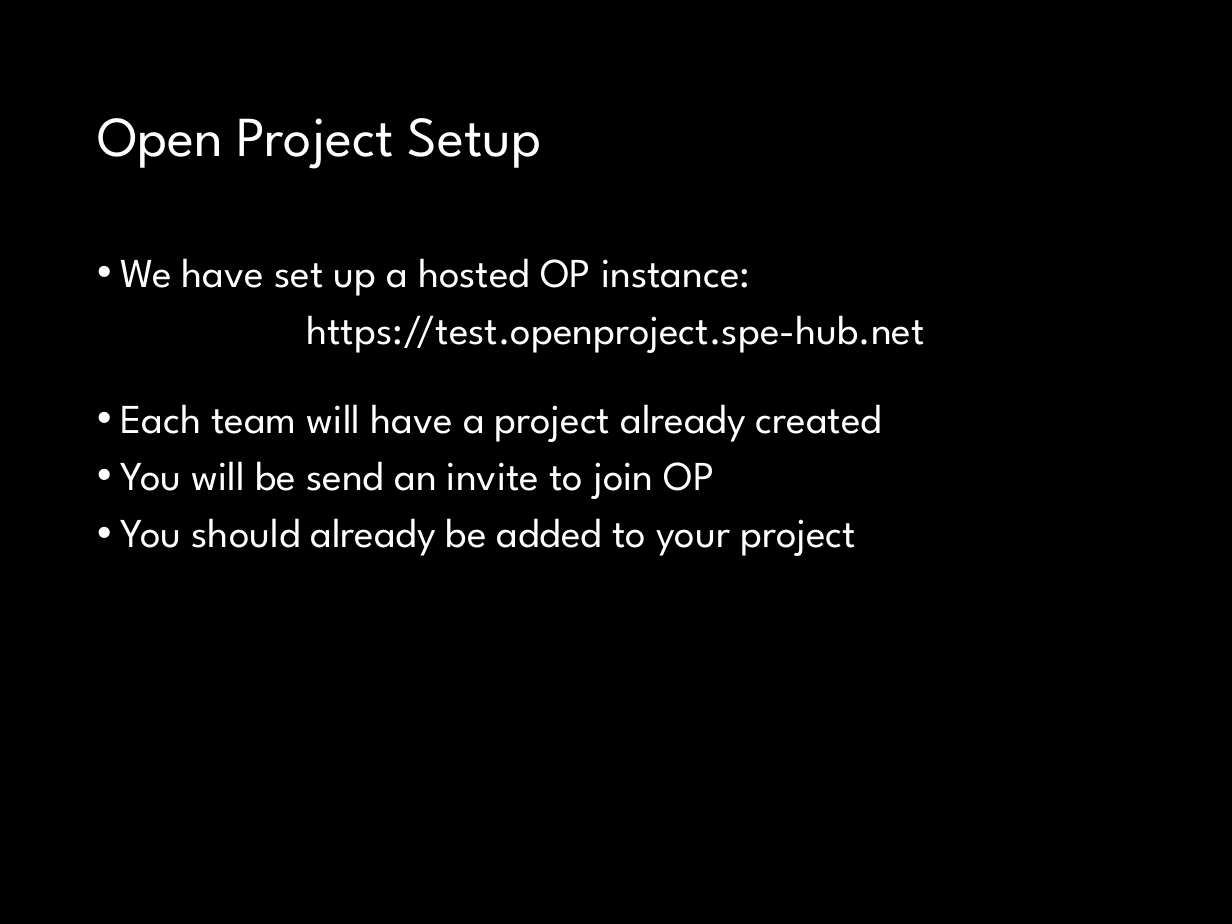
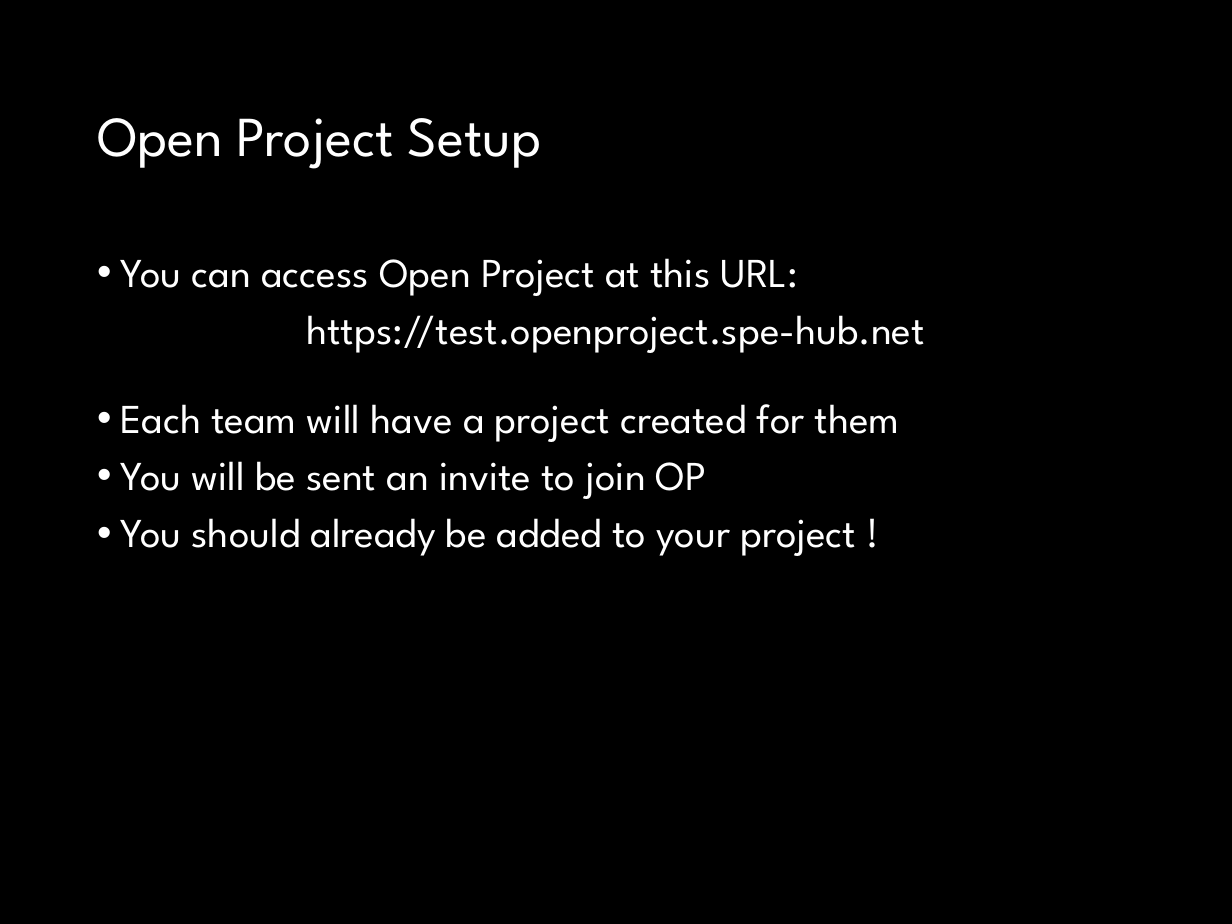
Before and after one commit to fossabot/SPE2018, a slide deck: slide 4 of Lecture Slides/02 Open Project.pptx. Drawn at 1232x924 pixels with LibreOffice and Linux fonts; fonts in the diff are those of the drawing. Boxes give left, top, right and bottom in pixels: in the first picture for what was removed or moved away, otherwise in the second. Text is boxed around its words. In the diff, an @@ line names an element or a change of style, - is before the commit and + after.

Commit message:
Updated 02 Open Project

```diff
--- a/Lecture Slides/02 Open Project.pptx
+++ b/Lecture Slides/02 Open Project.pptx
@@ text at <box>120,258,798,296</box>: text changed @@
-• We have set up a hosted OP instance:
+• You can access Open Project at this URL:
@@ text at <box>120,404,900,556</box>: text changed @@
-• Each team will have a project already created
-• You will be send an invite to join OP
-• You should already be added to your project
+• Each team will have a project created for them
+• You will be sent an invite to join OP
+• You should already be added to your project !
```
Also in this commit, not shown: 9 other slides changed, 3 slides added, 1 slide removed.
